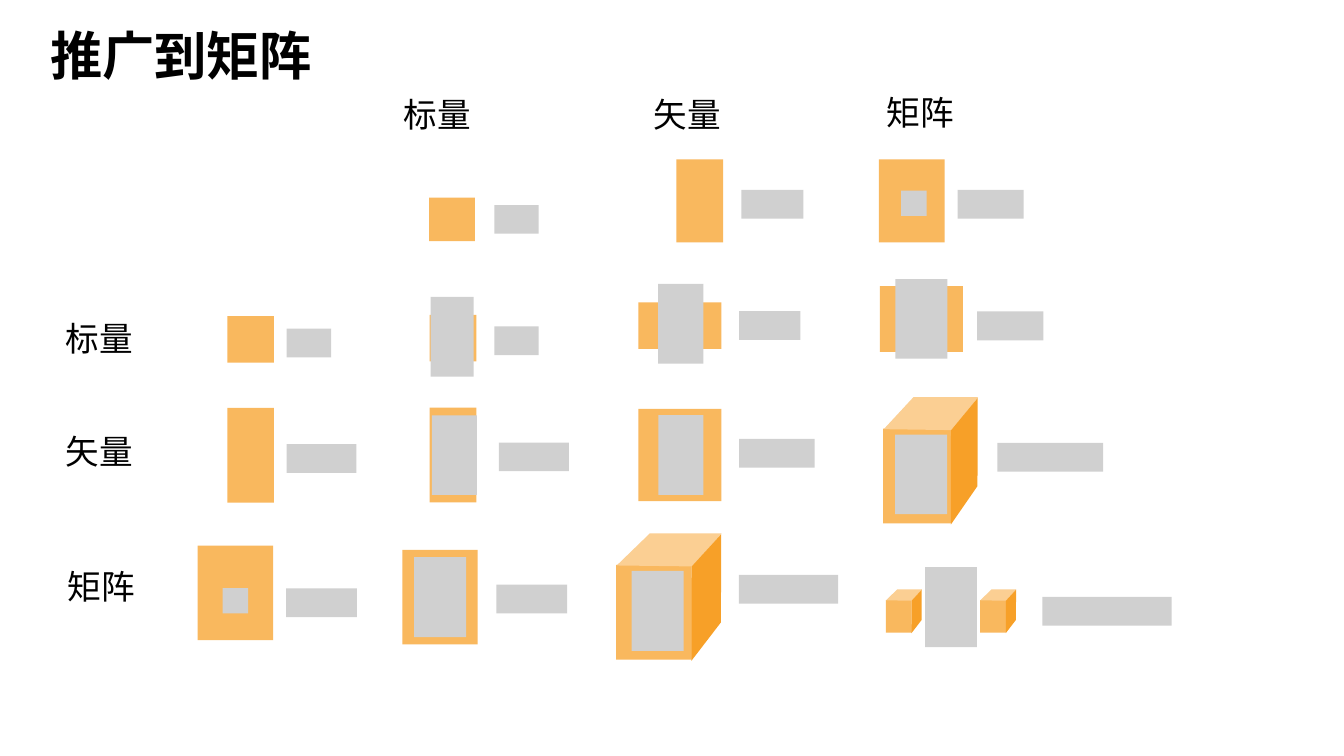
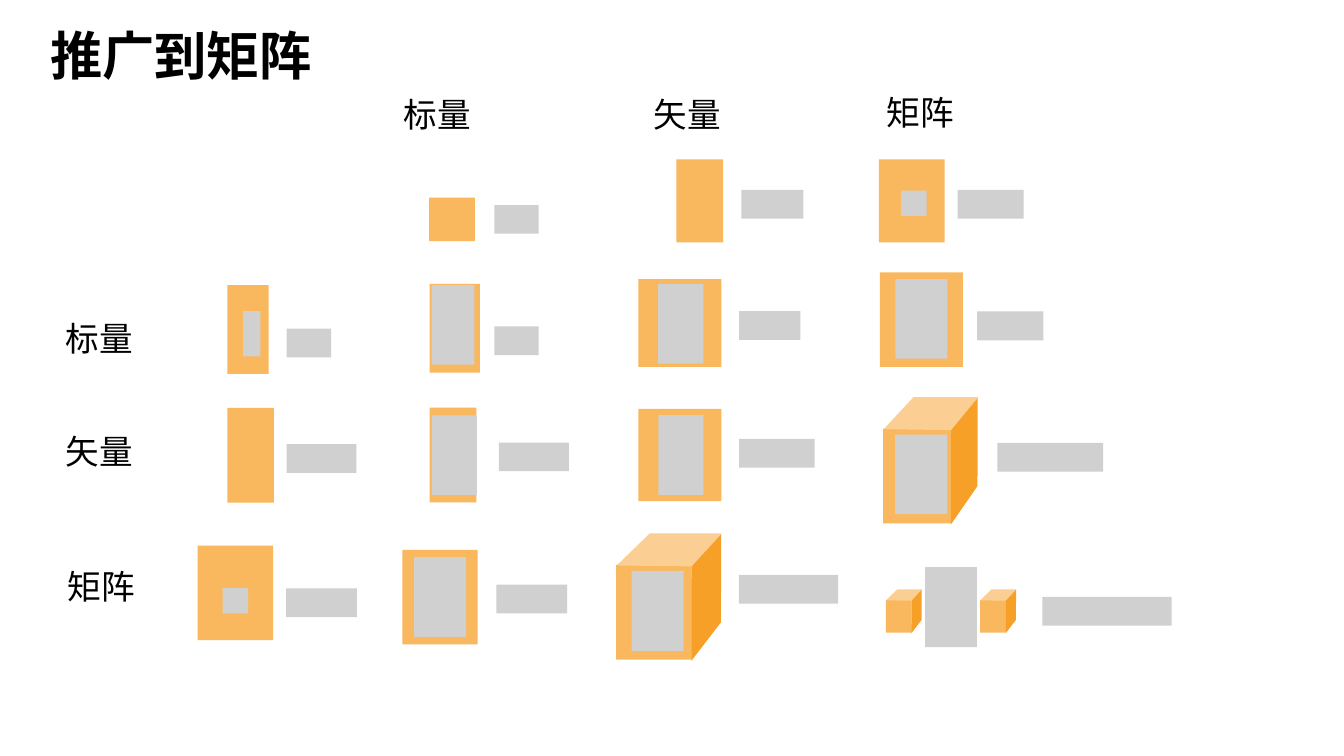
Before and after one commit to d2l-ai/berkeley-stat-157, a slide deck: slide 12 of slides-zh/03.导数、逆向传播和复杂度.pptx. Drawn at 1344x756 pixels with LibreOffice and Linux fonts; fonts in the diff are those of the drawing; grey boxes stand for pictures; background and template pictures are left out. Boxes give left, top, right and bottom in pixels: in the first picture for what was removed or moved away, otherwise in the second. Text is boxed around its words. In the diff, an @@ line names an element or a change of style, - is before the commit and + after.

Commit message:
fix slides

```diff
--- a/slides-zh/03.导数、逆向传播和复杂度.pptx
+++ b/slides-zh/03.导数、逆向传播和复杂度.pptx
@@ rectangle: place and size @@
-rectangle at <box>227,316,274,363</box>
+rectangle at <box>227,285,269,374</box>
@@ rectangle: place and size @@
-rectangle at <box>430,314,477,362</box>
+rectangle at <box>430,284,480,372</box>
@@ picture: place and size @@
-picture at <box>430,297,473,376</box>
+picture at <box>431,285,474,364</box>
@@ rectangle: place and size @@
-rectangle at <box>638,302,721,349</box>
+rectangle at <box>638,279,721,366</box>
@@ rectangle: place and size @@
-rectangle at <box>880,286,963,351</box>
+rectangle at <box>880,272,963,368</box>
@@ picture added at <box>243,312,261,358</box> @@
```
Also in this commit, not shown: 10 other slides changed.
